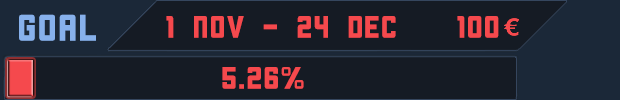
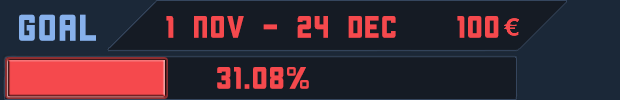
The second (620, 100) image is a revision of the first. Changes to its layers:
renamed "5.26%" to "31.08%", painted on it over [217, 67, 309, 89]
hid "Layer 8 copy" over [30, 60, 33, 96]
added layer "Layer 8 copy 2" above "Layer 8" over [30, 60, 165, 96]
